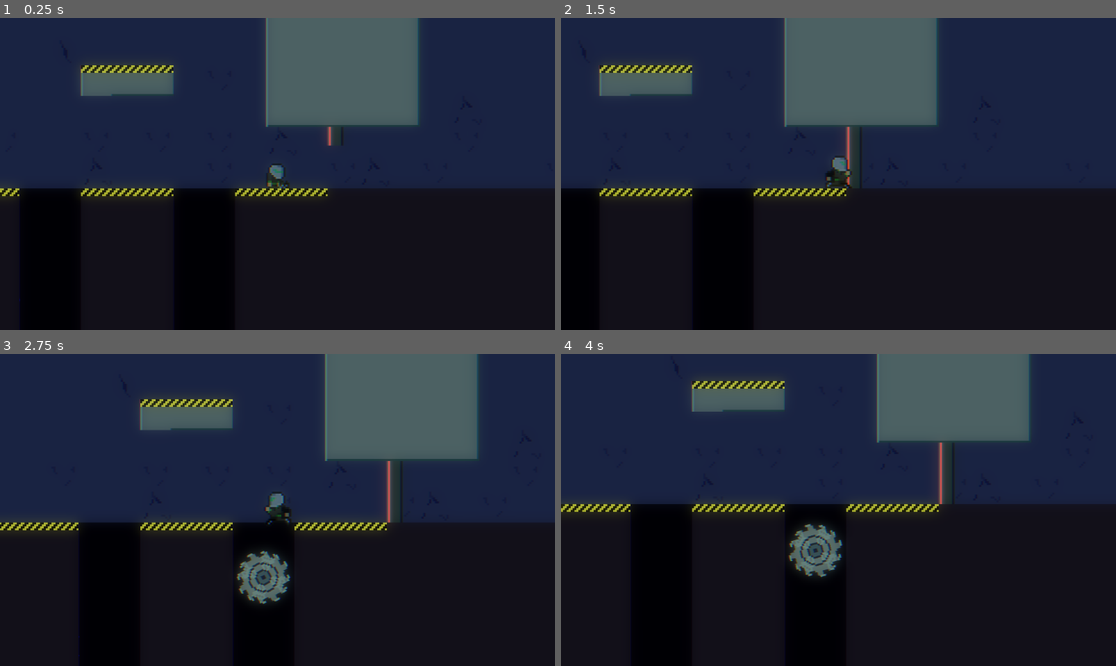
Above: before the commit, frames 1-4 (two rows, left to right).
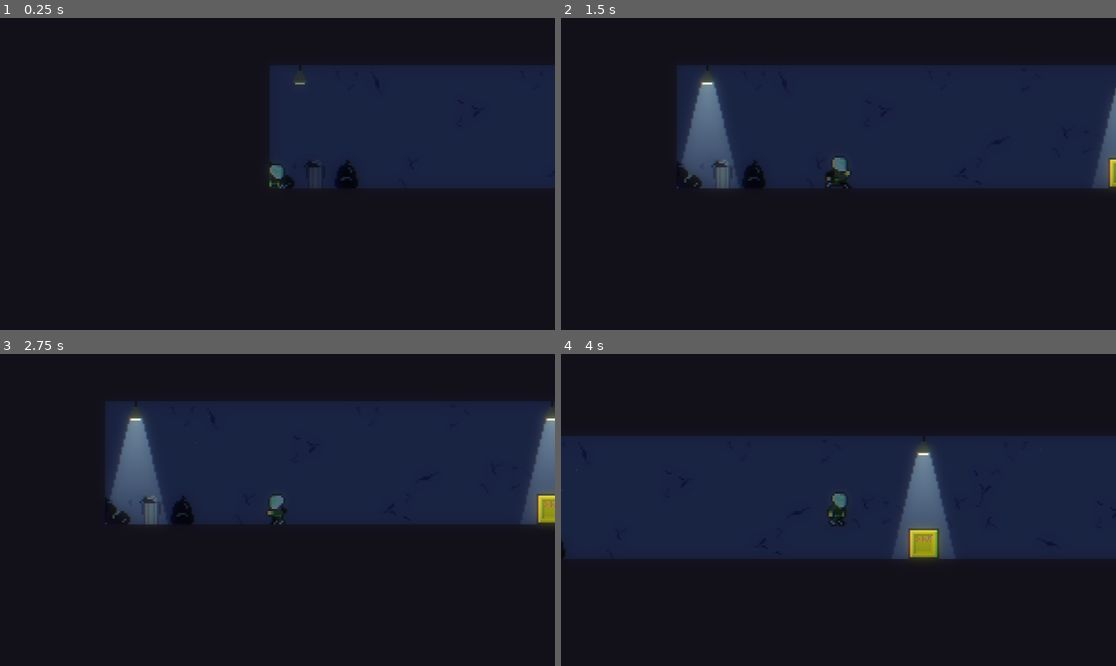
Above: after the commit, the same moments.

Repository: reneelias/Godot-2D-Platformer
Game: Godot game, scene res://Scenes/Level_01.tscn
The game is run twice, just before and just after one commit, with the same random seed, the same clock (stepped at 60 frames per second) and the same inputs.
Inputs:
- Up to frame 1 (0.25 s): no input
- Up to frame 2 (1.5 s): hold D (MoveRight) from 0.53 s (still down); tap E (Interact, bound only after the commit) at 0.6, 1.35 s; tap Space (Jump) at 0.77 s
- Up to frame 3 (2.75 s): tap Space (Jump) at 1.52 s; release D (MoveRight) at 2.03 s; hold A (MoveLeft) from 2.03 s (still down); tap E (Interact, bound only after the commit) at 2.1 s
- Up to frame 4 (4 s): release A (MoveLeft) at 2.78 s; hold D (MoveRight) from 2.78 s (still down); tap E (Interact, bound only after the commit) at 2.85, 3.6 s; tap Space (Jump) at 3.02, 3.77 s

The runs differ from the first frame. In frame 1, 40% of the frame differs, in the area x 0-100%, y 0-91%; in frame 2, 33%; in frame 3, 36%; in frame 4, 46%, in the area x 0-100%, y 0-72%.

Commit message:
Button_Machine can activate/deactivate connected objects

Diff:
--- a/2d-platformer/ObjectScenes/Button_Machine.tscn
+++ b/2d-platformer/ObjectScenes/Button_Machine.tscn
@@ -36,7 +36,6 @@
 texture = ExtResource("1_0kh05")
 hframes = 2
 vframes = 3
-frame = 1
 
 [node name="PointLight2D" type="PointLight2D" parent="."]
 position = Vector2(0, -1.5)
--- a/2d-platformer/Scenes/Level_01.tscn
+++ b/2d-platformer/Scenes/Level_01.tscn
@@ -878,7 +878,7 @@
 
 [node name="Player" parent="." instance=ExtResource("5_egvei")]
 z_index = 5
-position = Vector2(3014, 8)
+position = Vector2(-29, 8)
 collision_mask = 3
 turnSpeedScaler = 0.1
 playerState = 0
@@ -1419,12 +1419,13 @@
 
 [node name="Buttons" type="Node2D" parent="."]
 
-[node name="Button_Machine_00" parent="Buttons" instance=ExtResource("26_gvqcw")]
+[node name="Button_Machine_00" parent="Buttons" node_paths=PackedStringArray("connectedObj") instance=ExtResource("26_gvqcw")]
 position = Vector2(2864, -152)
+connectedObj = NodePath("../../Doors/Door_Machine_00")
 
 [node name="Doors" type="Node2D" parent="."]
 
-[node name="Door_Machine" parent="Doors" instance=ExtResource("13_sgdom")]
+[node name="Door_Machine_00" parent="Doors" instance=ExtResource("13_sgdom")]
 z_index = -5
 position = Vector2(3044, -1)
 
--- a/2d-platformer/Scripts/Button_Machine.gd
+++ b/2d-platformer/Scripts/Button_Machine.gd
@@ -5,11 +5,13 @@
 @export var sprite : Sprite2D
 @export var text : RichTextLabel
 @export var light : PointLight2D
+@export var connectedObj : Node2D
 
 @export_category("Settings")
 @export var color_activated : Color
 @export var color_deactivated : Color
 @export var activated := false
+var playerContact := false
 
 func _ready():
 	text.modulate.a = 0
@@ -20,14 +22,29 @@
 		light.color = color_deactivated
 		sprite.frame = 1
 
+func _process(delta):
+	if Input.is_action_just_pressed("Interact"):
+		toggle()
+
+func toggle():
+	if activated:
+		connectedObj.deactivate()
+		light.color = color_deactivated
+		sprite.frame = 1
+	else:
+		connectedObj.activate()
+		light.color = color_activated
+		sprite.frame = 0
+	activated = !activated
 
 func _on_body_entered(body: Node2D):
 	var player = body as CharacterController
 	if player:
 		text.modulate.a = 1
-
+		playerContact = true
 
 func _on_body_exited(body: Node2D):
 	var player = body as CharacterController
 	if player:
 		text.modulate.a = 0
+		playerContact = false
--- a/2d-platformer/project.godot
+++ b/2d-platformer/project.godot
@@ -72,6 +72,11 @@
 , Object(InputEventJoypadButton,"resource_local_to_scene":false,"resource_name":"","device":-1,"button_index":4,"pressure":0.0,"pressed":true,"script":null)
 ]
 }
+Interact={
+"deadzone": 0.2,
+"events": [Object(InputEventKey,"resource_local_to_scene":false,"resource_name":"","device":-1,"window_id":0,"alt_pressed":false,"shift_pressed":false,"ctrl_pressed":false,"meta_pressed":false,"pressed":false,"keycode":0,"physical_keycode":69,"key_label":0,"unicode":101,"location":0,"echo":false,"script":null)
+]
+}
 
 [rendering]
 
